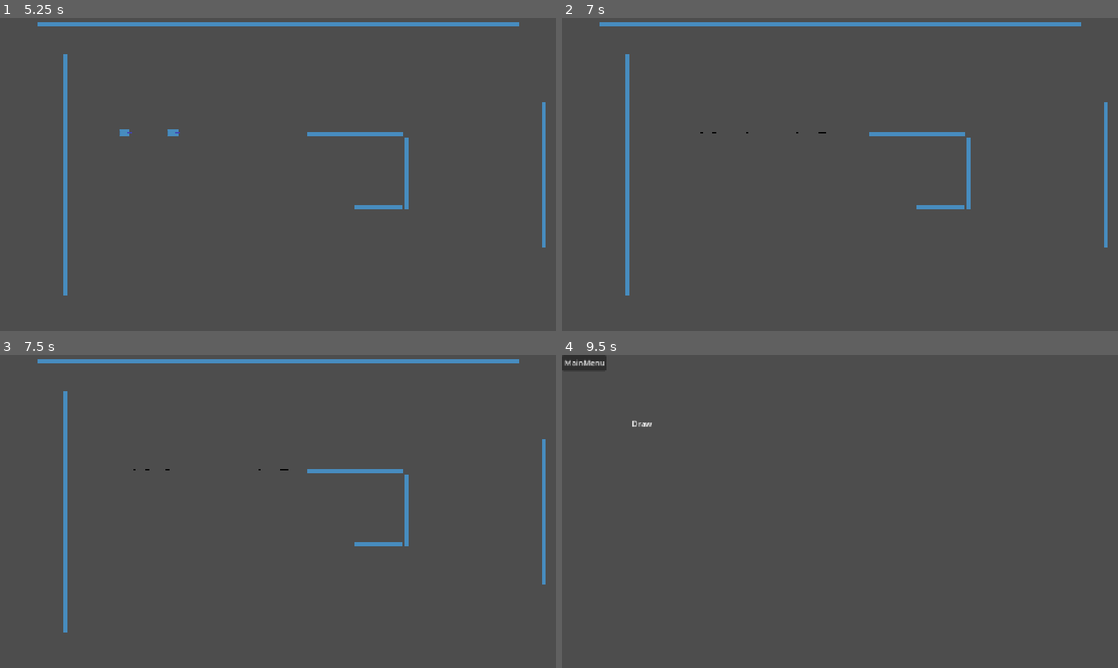
Above: before the commit, frames 1-4 (two rows, left to right).
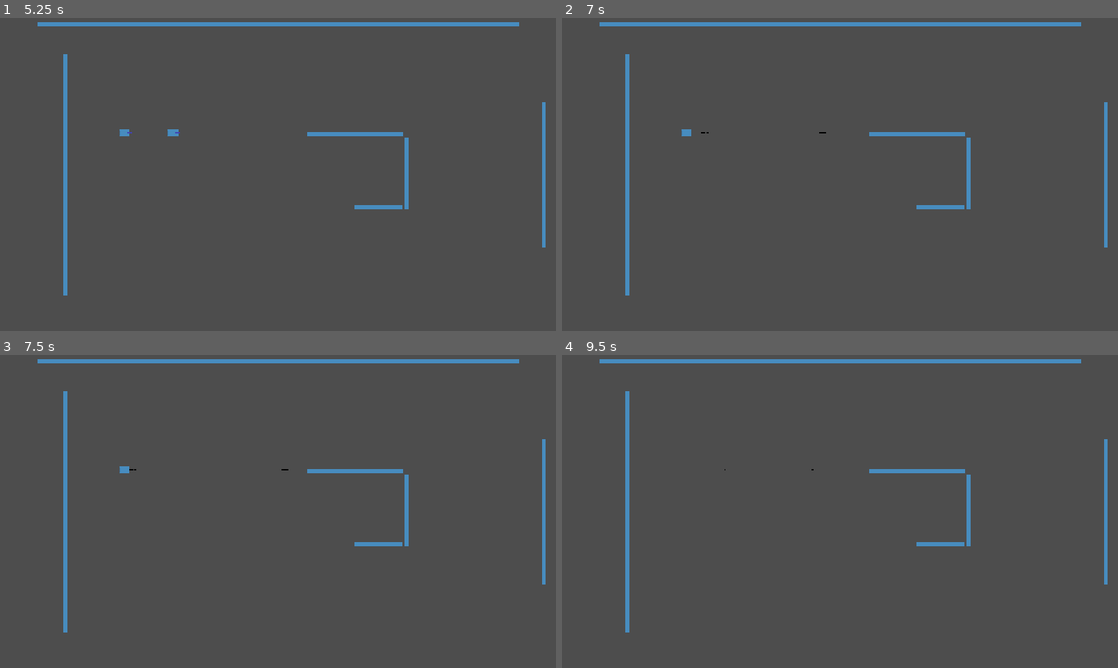
Above: after the commit, the same moments.

Repository: JoeyGiordano/TankTrouble2
Game: Godot game, scene res://game_container/game_container.tscn
Two runs of this game, one before a commit and one after it. Both use one fixed random seed, a clock stepped at 60 frames per second and the inputs below. The engine's default icon, where the game draws it, is replaced by a stand-in: a white triangle on a blue panel in a dark square.
Inputs:
- Up to frame 1 (5.25 s): click "[CutSceneOver]" at 0.5 s; click "Play" at 1.25 s; tap Q (tank1_shoot) at 2, 2.75, 3.5 s; hold 9 2.03-2.78 s; tap 4 at 2.3, 2.85, 3.8 s; tap 9 at 3.05, 4.55 s; hold Q (tank1_shoot) 3.53-4.28 s; tap M (tank2_shoot) at 4.35 s; tap Enter at 5 s; hold 9 from 5.03 s (still down)
- Up to frame 2 (7 s): tap 4 at 5.3, 5.85, 6.8 s; tap ' (DEBUG_COMMAND, bound only after the commit) at 5.65 s; tap Space at 5.75 s; release 9 at 5.78 s; tap 9 at 6.05 s; hold 9 from 6.53 s (still down)
- Up to frame 3 (7.5 s): release 9 at 7.28 s; tap 4 at 7.35 s
- Up to frame 4 (9.5 s): tap 9 at 7.55, 9.05 s; hold Q (tank1_shoot) 8.03-8.78 s; tap 4 at 8.3 s; tap M (tank2_shoot) at 8.85 s

Frame 1 is identical in both runs. In frame 2, less than 0.1% of the frame differs, in the area x 21-47%, y 35-38%; in frame 3, less than 0.1%; in frame 4, 2.9%, in the area x 0-99%, y 0-89%.

Commit message:
Added Everything back
but the bug is still there

Diff:
--- a/game/gun/default_gun/default_gun.tscn
+++ /dev/null
@@ -1,18 +0,0 @@
-[gd_scene load_steps=3 format=3 uid="uid://cj5vegfgtuubx"]
-
-[ext_resource type="Script" uid="uid://cgubog5r5kaxx" path="res://game/gun/default_gun/default_gun.gd" id="1_eti07"]
-[ext_resource type="Texture2D" uid="uid://dxe5rsvu84bgc" path="res://icon.svg" id="2_y57g7"]
-
-[node name="DefaultGun" type="Node2D"]
-script = ExtResource("1_eti07")
-
-[node name="BarrelSprite" type="Sprite2D" parent="."]
-modulate = Color(0.942703, 0.481239, 0.933172, 1)
-position = Vector2(10.875, -4.47035e-08)
-scale = Vector2(10.25, 4)
-texture = ExtResource("2_y57g7")
-region_enabled = true
-region_rect = Rect2(63, 68, 1, 1)
-
-[node name="Guntip" type="Node2D" parent="."]
-position = Vector2(19, 0)
--- a/game/gun/do_nothing_gun.tscn
+++ /dev/null
@@ -1,6 +0,0 @@
-[gd_scene load_steps=2 format=3 uid="uid://cxfgg320kh365"]
-
-[ext_resource type="Script" uid="uid://bw3jcydc42psk" path="res://game/gun/gun.gd" id="1_m063o"]
-
-[node name="DoNothingGun" type="Node2D"]
-script = ExtResource("1_m063o")
--- a/game/gun/gun.gd
+++ /dev/null
@@ -1,20 +0,0 @@
-extends Node2D
-class_name Gun
-
-
-func shoot() :
-	#should be overridden by child class
-	#print("shot fired")
-	pass
-
-func forward() -> Vector2 :
-	return transform.x
-
-func backward() -> Vector2 :
-	return -transform.x
-
-func left() -> Vector2 :
-	return -transform.y
-
-func right() -> Vector2 :
-	return transform.y
--- a/game/tank/gun_holder.gd
+++ /dev/null
@@ -1,30 +0,0 @@
-extends Node2D
-class_name GunHolder
-
-@onready var tank : Tank = get_parent().get_parent()
-
-@onready var do_nothing_gun : PackedScene = preload("res://game/gun/do_nothing_gun.tscn")
-@onready var default_gun : PackedScene = preload("res://game/gun/default_gun/default_gun.tscn")
-
-@onready var gun_dict = {
-	"do_nothing" : do_nothing_gun,
-	"default" : default_gun
-}
-
-func switch_to_gun(gun_scene_name : String) :
-	#switch to a scene with the name scene_name
-	var gun_scene : PackedScene = get_gun_scene(gun_scene_name)
-	get_current_gun().queue_free()
-	var g : Gun = gun_scene.instantiate()
-	add_child(g)
-	tank.collision_polygon.set_polygon_by_gun_name(gun_scene_name)
-
-func get_gun_scene(gun_scene_name : String) -> PackedScene:
-	#return the PackedScene with the name scene_name, or return a random stage
-	if !gun_dict.has(gun_scene_name) :
-		print("Scene " + gun_scene_name + " is not in scene dict.")
-		return do_nothing_gun
-	return gun_dict[gun_scene_name]
-
-func get_current_gun() -> Gun :
-	return get_child(0)
--- a/game/gun/default_gun/default_gun.gd
+++ b/game/tank/loadouts/basic/basic_tankloadout.gd
@@ -1,5 +1,5 @@
-extends Gun
-class_name DefaultGun
+extends TankLoadout
+class_name DefaultTankLoadout
 
 @onready var guntip : Node2D = $Guntip
 
@@ -13,10 +13,9 @@
 	update_bullets()
 	if bullets.size() == max_bullets : return
 
-	var b = DefaultBullet.instantiate(guntip.global_position, 100, forward(), 7)
+	var b = DefaultBullet.instantiate(guntip.global_position, 100, tank_rigidbody.forward(), 7)
 	bullets.append(b)
 	#play shoot sound and anim
-
 
 func update_bullets() :
 	#iterates backwards through the array to safely through the array and delete all invalid nodes (bullets that have destroyed themselves)
--- /dev/null
+++ b/game/tank/loadouts/basic/basic_tankloadout.tscn
@@ -0,0 +1,33 @@
+[gd_scene load_steps=3 format=3 uid="uid://clnd75x0a6v66"]
+
+[ext_resource type="Texture2D" uid="uid://dxe5rsvu84bgc" path="res://icon.svg" id="1_sioxr"]
+[ext_resource type="Script" uid="uid://b1ri0fn820nq2" path="res://game/tank/loadouts/basic/basic_tankloadout.gd" id="1_vab7l"]
+
+[node name="BasicTankloadout" type="CollisionPolygon2D"]
+polygon = PackedVector2Array(-11, -7, 11, -7, 11, -2, 16, -2, 16, 2, 11, 2, 11, 7, -11, 7)
+script = ExtResource("1_vab7l")
+
+[node name="BodySprite" type="Sprite2D" parent="."]
+scale = Vector2(22, 14)
+texture = ExtResource("1_sioxr")
+region_enabled = true
+region_rect = Rect2(63, 68, 1, 1)
+
+[node name="BackIcon" type="Sprite2D" parent="."]
+modulate = Color(0.858218, 0.858218, 0.858218, 1)
+position = Vector2(-9.25, 0.25)
+scale = Vector2(2.5, 9.5)
+texture = ExtResource("1_sioxr")
+region_enabled = true
+region_rect = Rect2(63, 68, 1, 1)
+
+[node name="BarrelSprite" type="Sprite2D" parent="."]
+modulate = Color(0.942703, 0.481239, 0.933172, 1)
+position = Vector2(10.875, -4.47035e-08)
+scale = Vector2(10.25, 4)
+texture = ExtResource("1_sioxr")
+region_enabled = true
+region_rect = Rect2(63, 68, 1, 1)
+
+[node name="Guntip" type="Node2D" parent="."]
+position = Vector2(20, 0)
--- /dev/null
+++ b/game/tank/loadouts/empty_tankloadout.tscn
@@ -0,0 +1,22 @@
+[gd_scene load_steps=3 format=3 uid="uid://b73owcb4dpwc0"]
+
+[ext_resource type="Script" uid="uid://b5iqryra7wwvo" path="res://game/tank/loadouts/tank_loadout.gd" id="1_1t7y6"]
+[ext_resource type="Texture2D" uid="uid://dxe5rsvu84bgc" path="res://icon.svg" id="1_iwq2m"]
+
+[node name="EmptyTankloadout" type="CollisionPolygon2D"]
+polygon = PackedVector2Array(-11, -7, 11, -7, 11, 7, -11, 7)
+script = ExtResource("1_1t7y6")
+
+[node name="BodySprite" type="Sprite2D" parent="."]
+scale = Vector2(22, 14)
+texture = ExtResource("1_iwq2m")
+region_enabled = true
+region_rect = Rect2(63, 68, 1, 1)
+
+[node name="BackIcon" type="Sprite2D" parent="."]
+modulate = Color(0.858218, 0.858218, 0.858218, 1)
+position = Vector2(-9.25, 0.25)
+scale = Vector2(2.5, 9.5)
+texture = ExtResource("1_iwq2m")
+region_enabled = true
+region_rect = Rect2(63, 68, 1, 1)
--- /dev/null
+++ b/game/tank/loadouts/tank_loadout.gd
@@ -0,0 +1,35 @@
+extends CollisionPolygon2D #getting an error like "Script Inherits from native type..."? Make sure your tank loadout is of type CollisionPolygon2D
+class_name TankLoadout
+
+static var empty : PackedScene = preload("res://game/tank/loadouts/empty_tankloadout.tscn")
+static var basic : PackedScene = preload("res://game/tank/loadouts/basic/basic_tankloadout.tscn")
+
+enum Type {
+	EMPTY,
+	BASIC
+}
+
+@onready var tank_rigidbody : TankRigidbody = get_parent()
+
+func shoot() :
+	#should be overridden by child class
+	#print("shot fired")
+	pass
+
+func end_shoot() :
+	#can be overridden by child class
+	#print("shoot button lifted")
+	pass
+
+static func instantiate(parent : RigidBody2D, type : Type) -> TankLoadout :
+	#should be overriden by child class
+	var tl : TankLoadout
+	match type :
+		Type.EMPTY :
+			tl = empty.instantiate()
+		Type.BASIC :
+			tl = basic.instantiate()
+		_ :
+			tl = basic.instantiate()
+	parent.add_child(tl)
+	return tl
--- a/game/tank/rigidbody/tank_rigidbody.gd
+++ b/game/tank/rigidbody/tank_rigidbody.gd
@@ -26,6 +26,25 @@
 	else :
 		angular_velocity = 0
 
+
+## Loadout Management
+
+func get_loadout() -> TankLoadout :
+	return get_child(0)
+
+func replace_loadout(type : TankLoadout.Type) :
+	#using call_deferred ensures that _replace_loadout is not called during a physics frame, loadouts are collsion objects and switching a rigidbody's collision object mid physics update can be bad
+	print("hehrsssxxxx")
+	call_deferred("_replace_loadout", type)
+
+func _replace_loadout(type : TankLoadout.Type) :
+	print("hehrsss")
+	#destroy the old tank loadout
+	get_child(0).queue_free()
+	remove_child(get_child(0))
+	#create a new tank loadout as a child of this node
+	TankLoadout.instantiate(self, type)
+
 ## Resource
 
 func teleport_to(new_global_position : Vector2) :
--- a/game/tank/tank.gd
+++ b/game/tank/tank.gd
@@ -5,8 +5,6 @@
 
 var stats #TODO
 @onready var tank_rigidbody : TankRigidbody = $TankRigidbody
-@onready var gun_holder : GunHolder = $TankRigidbody/GunHolder
-@onready var collision_polygon : TankCollisionPolygon = $TankRigidbody/TankCollisionPolygon
 static var tank_scene : PackedScene = preload("res://game/tank/tank.tscn")
 
 var collision_mask : int
@@ -19,20 +17,34 @@
 	collision_mask = tank_rigidbody.collision_mask #save the normal collision mask for later
 
 func _process(delta):
+	DEBUG_PROCESS()
 	get_movement_input()
+	#shoot logic
+	if Input.is_action_just_pressed(get_input_tag("_shoot")) :
+		shoot()
+	if Input.is_action_just_released(get_input_tag("_shoot")) :
+		end_shoot() #for loadouts where the release of the shoot hey also has an effect
 
 func _physics_process(delta):
 	if !input_locked :
 		tank_rigidbody.move_and_rotate()
-		#play movement anim, depending on what it is, it could go in its own node
-		if Input.is_action_just_pressed(get_input_tag("_shoot")) :
-			gun_holder.get_current_gun().shoot()
+
+func DEBUG_PROCESS() :
+	#place to put debug controls
+	if Input.is_action_just_pressed("DEBUG_COMMAND") : #for this if, you have to press 9 before debug command
+		if Input.is_key_pressed(KEY_9) :
+			change_loadout(TankLoadout.Type.EMPTY)
+		if Input.is_key_pressed(KEY_0) :
+			change_loadout(TankLoadout.Type.BASIC)
+
+
+## Misc Methods
 
 func begin_round(position : Vector2) :
 	#called at the beginning of every round
 	#all of the relevant bools should get set here
 	dead = false
-	gun_holder.switch_to_gun("default")
+	change_loadout(TankLoadout.Type.BASIC)
 	add_to_game(position)
 	unlock()
 
@@ -50,6 +62,16 @@
 	GameManager.GM.tank_died()
 
 #INPUT
+func shoot() :
+	tank_rigidbody.get_loadout().shoot()
+
+func end_shoot() :
+	tank_rigidbody.get_loadout().end_shoot()
+
+func change_loadout(type : TankLoadout.Type) :
+	tank_rigidbody.replace_loadout(type)
+
+##INPUT
 
 func get_movement_input() :
 	move_input.x = Input.get_axis(get_input_tag("_left"), get_input_tag("_right"))
@@ -70,6 +92,7 @@
 	return "tank" + str(id) + action
 
 #MISC RESOURCE
+##MISC RESOURCE
 
 func lock() :
 	#disallows player/npc script from controlling tank, should be used for scene transitions etc
--- a/game/tank/tank.tscn
+++ b/game/tank/tank.tscn
@@ -1,11 +1,8 @@
-[gd_scene load_steps=8 format=3 uid="uid://ddq1u3wwk2bwj"]
+[gd_scene load_steps=5 format=3 uid="uid://ddq1u3wwk2bwj"]
 
 [ext_resource type="Script" uid="uid://b2q2mhktsf8jw" path="res://game/tank/tank.gd" id="1_77ink"]
-[ext_resource type="Texture2D" uid="uid://dxe5rsvu84bgc" path="res://icon.svg" id="2_1ealj"]
 [ext_resource type="Script" uid="uid://bxduchl0yk352" path="res://game/tank/rigidbody/tank_rigidbody.gd" id="2_2mifv"]
-[ext_resource type="Script" uid="uid://cvhwo47qx3ekq" path="res://game/tank/tank_collision_polygon.gd" id="3_fa0tr"]
-[ext_resource type="Script" uid="uid://bpfhkfvwrtgli" path="res://game/tank/gun_holder.gd" id="4_tldmv"]
-[ext_resource type="PackedScene" uid="uid://cj5vegfgtuubx" path="res://game/gun/default_gun/default_gun.tscn" id="5_tldmv"]
+[ext_resource type="PackedScene" uid="uid://clnd75x0a6v66" path="res://game/tank/loadouts/basic/basic_tankloadout.tscn" id="3_ilbjp"]
 
 [sub_resource type="PhysicsMaterial" id="PhysicsMaterial_p4mbc"]
 friction = 0.5
@@ -19,35 +16,4 @@
 gravity_scale = 0.0
 script = ExtResource("2_2mifv")
 
-[node name="TankCollisionPolygon" type="CollisionPolygon2D" parent="TankRigidbody"]
-polygon = PackedVector2Array(11, -7, 11, 7, -11, 7, -11, -7)
-script = ExtResource("3_fa0tr")
-
-[node name="rect" type="Polygon2D" parent="TankRigidbody/TankCollisionPolygon"]
-color = Color(1, 1, 1, 0)
-polygon = PackedVector2Array(11, -7, 11, 7, -11, 7, -11, -7)
-
-[node name="default" type="Polygon2D" parent="TankRigidbody/TankCollisionPolygon"]
-color = Color(1, 1, 1, 0)
-polygon = PackedVector2Array(11, -7, 11, -2, 16, -2, 16, 2, 11, 2, 11, 7, -11, 7, -11, -7)
-
-[node name="Visuals" type="Node2D" parent="TankRigidbody"]
-
-[node name="BodySprite" type="Sprite2D" parent="TankRigidbody/Visuals"]
-scale = Vector2(22, 14)
-texture = ExtResource("2_1ealj")
-region_enabled = true
-region_rect = Rect2(63, 68, 1, 1)
-
-[node name="BackIcon" type="Sprite2D" parent="TankRigidbody/Visuals"]
-modulate = Color(0.858218, 0.858218, 0.858218, 1)
-position = Vector2(-9.25, 0.25)
-scale = Vector2(2.5, 9.5)
-texture = ExtResource("2_1ealj")
-region_enabled = true
-region_rect = Rect2(63, 68, 1, 1)
-
-[node name="GunHolder" type="Node2D" parent="TankRigidbody"]
-script = ExtResource("4_tldmv")
-
-[node name="DefaultGun" parent="TankRigidbody/GunHolder" instance=ExtResource("5_tldmv")]
+[node name="BasicTankloadout" parent="TankRigidbody" instance=ExtResource("3_ilbjp")]
--- a/game/tank/tank_collision_polygon.gd
+++ /dev/null
@@ -1,18 +0,0 @@
-extends CollisionPolygon2D
-class_name TankCollisionPolygon
-
-func set_polygon_by_gun_name(gun_name : String) :
-	match gun_name :
-		"do_nothing" : set_polygon_("rect")
-		"default" : set_polygon_("default")
-		_ :
-			print("unrecognized gun name")
-			set_polygon_("rect")
-
-func set_polygon_(polygon_name : String) :
-	var p : Polygon2D
-	for i in get_child_count():
-		if get_child(i).name == polygon_name :
-			polygon = get_child(i).polygon
-			return
-	print("unrecognized polygon name")
--- a/project.godot
+++ b/project.godot
@@ -82,6 +82,11 @@
 "events": [Object(InputEventKey,"resource_local_to_scene":false,"resource_name":"","device":-1,"window_id":0,"alt_press …(192 unchanged characters)…
 ]
 }
+DEBUG_COMMAND={
+"deadzone": 0.2,
+"events": [Object(InputEventKey,"resource_local_to_scene":false,"resource_name":"","device":-1,"window_id":0,"alt_pressed":false,"shift_pressed":false,"ctrl_pressed":false,"meta_pressed":false,"pressed":false,"keycode":0,"physical_keycode":39,"key_label":0,"unicode":39,"location":0,"echo":false,"script":null)
+]
+}
 
 [rendering]
 
Not shown, removed: game/gun/default_gun/default_gun.gd.uid
Not shown, removed: game/gun/gun.gd.uid
Not shown, removed: game/tank/gun_holder.gd.uid
Not shown, added: game/tank/loadouts/basic/basic_tankloadout.gd.uid
Not shown, added: game/tank/loadouts/tank_loadout.gd.uid
Not shown, removed: game/tank/tank_collision_polygon.gd.uid
